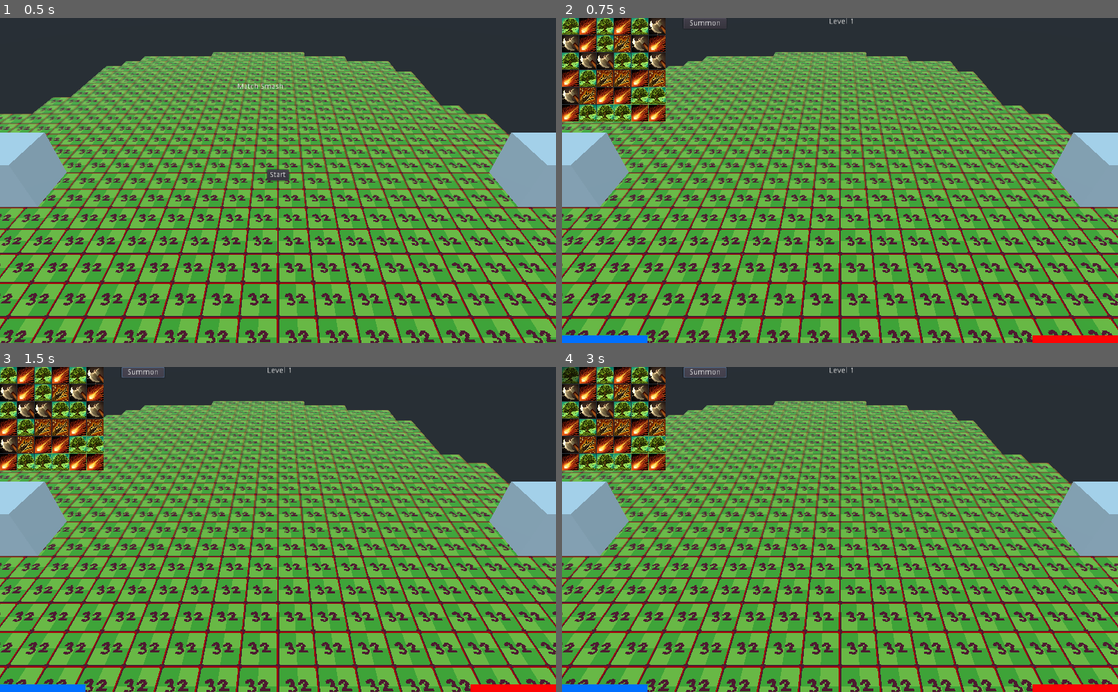
Above: before the commit, frames 1-4 (two rows, left to right).
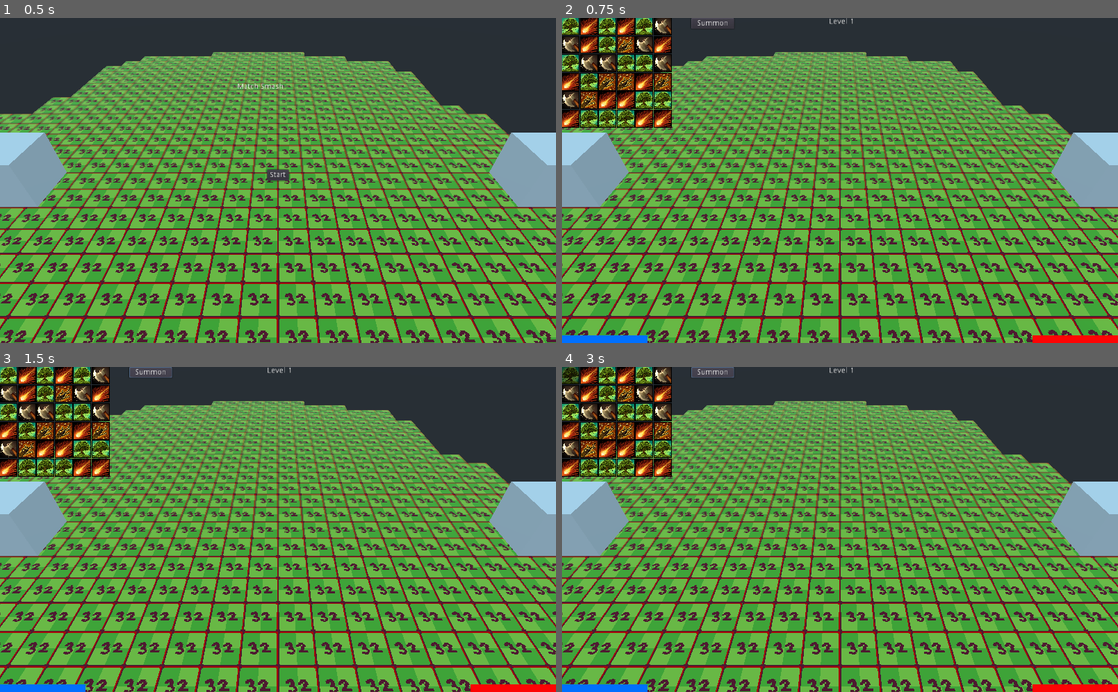
Above: after the commit, the same moments.

Repository: VPJPeltonen/Puzzlejam
Game: Godot game, scene res://src/scenes/Main.tscn
The game is run twice, just before and just after one commit, with the same random seed, the same clock (stepped at 60 frames per second) and the same inputs.
Inputs (mouse positions are in pixels of both pictures, inside the frame that each line leads up to):
- Up to frame 1 (0.5 s): no input
- Up to frame 2 (0.75 s): click "Start" at 0.5 s
- Up to frame 3 (1.5 s): click "Summon" at 1.25 s
- Up to frame 4 (3 s): click (573, 376) at 2.02 s; click "Summon" at 2.75 s

Frame 1 is identical in both runs. In frame 2, 5.7% of the frame differs, in the area x 0-31%, y 0-34%; in frame 3, 5.8%; in frame 4, 5.8%.

Commit message:
adjustments to grid

Diff:
--- a/src/scenes/tiles/Tile.tscn
+++ b/src/scenes/tiles/Tile.tscn
@@ -32,6 +32,16 @@
 ramTex = ExtResource( 12 )
 fireballTex = ExtResource( 13 )
 
+[node name="ColorRect" type="ColorRect" parent="."]
+margin_left = -1.0
+margin_top = -1.0
+margin_right = 32.0
+margin_bottom = 32.0
+color = Color( 0, 0, 0, 1 )
+__meta__ = {
+"_edit_use_anchors_": false
+}
+
 [node name="TextureButton" type="TextureButton" parent="."]
 margin_right = 256.0
 margin_bottom = 256.0
--- a/src/scripts/Tile.gd
+++ b/src/scripts/Tile.gd
@@ -20,6 +20,7 @@
 var y: int
 
 func set_type(newtype: String) -> void:
+	$ColorRect.color = Color(0,0,0)
 	type = newtype
 	active_type = "none"
 	match type:
@@ -56,6 +57,7 @@
 	$TextureButton.pressed = false
 
 func highlight(type: String) -> void:
+	$ColorRect.color = Color(1,1,1)
 	active_type = type
 	match type:
 		"peasant":
--- a/src/scripts/TileGrid.gd
+++ b/src/scripts/TileGrid.gd
@@ -10,7 +10,7 @@
 
 var width: int = 6
 var height: int = 6
-var tile_size: int = 32
+var tile_size: int = 34
 var tile_types: Array = ["iron","wood","magic","nature"]
 
 var active_tiles: Array
